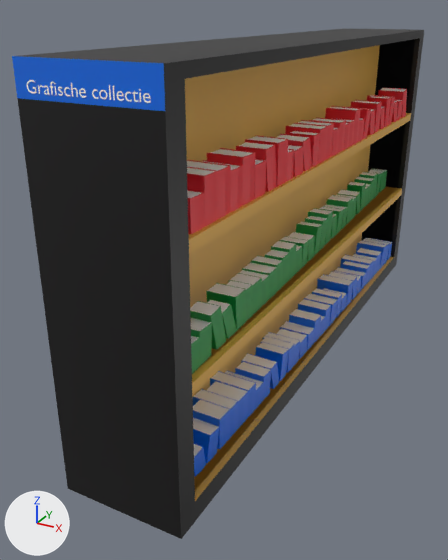
Renders of the glTF model code/src/App/components/indy/glb/bookshelve.glb from each side of a commit.
The view is the same before and after, from a 50 mm lens placed at (1.35, -3.24, 1.95), pointed at (-0.24, -0.36, 0.51). Lighting does not change. The marker at lower left points along +X, +Y and +Z. Where no turn or scale is listed for an object, it has been applied to the vertices.

Names of what the first picture shows: 'Cube', 'book', 'book.014', 'book.046'.
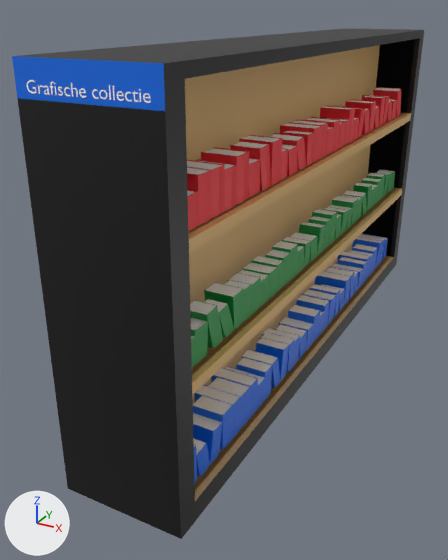
Where the change shows, as pixel boxes (x1, y1, x2, y2) in the pictures (448 x 560 px):
'Cube', recoloured
    both: (183, 44, 413, 502)
'book.046', moved, turned
    before: (193, 238, 392, 477)
    after: (193, 234, 388, 483)
'book', moved, turned
    before: (187, 87, 407, 234)
    after: (187, 87, 401, 231)
'book.014', moved, turned
    before: (190, 169, 387, 374)
    after: (190, 169, 395, 368)

What the commit changed:
Material 'wood' (mat_wood) changes colour from orange #e7b047 to beige #e1b571; in linear values from (0.799, 0.434, 0.063) to (0.753, 0.462, 0.165).
Object 'book.014' (ob_book_014) moves from (0.198, -1.516, 0.734) to (0.176, -1.516, 0.734).
Object 'book.014' (ob_book_014) turns from (-0.1, 3.3, 92) to (-0.1, 3.3, 90) degrees about x, y and z.
Object 'book.046' (ob_book_046) moves from (0.149, -1.525, 0.17) to (0.169, -1.525, 0.197).
Object 'book.046' (ob_book_046) turns from (0, 0, 89) to (0, 0, 90) degrees about x, y and z.
Object 'book' (ob_book) moves from (0.183, -1.482, 1.291) to (0.158, -1.482, 1.291).
Object 'book' (ob_book) turns from (0, 0, 90) to (0, 0, 90) degrees about x, y and z.
